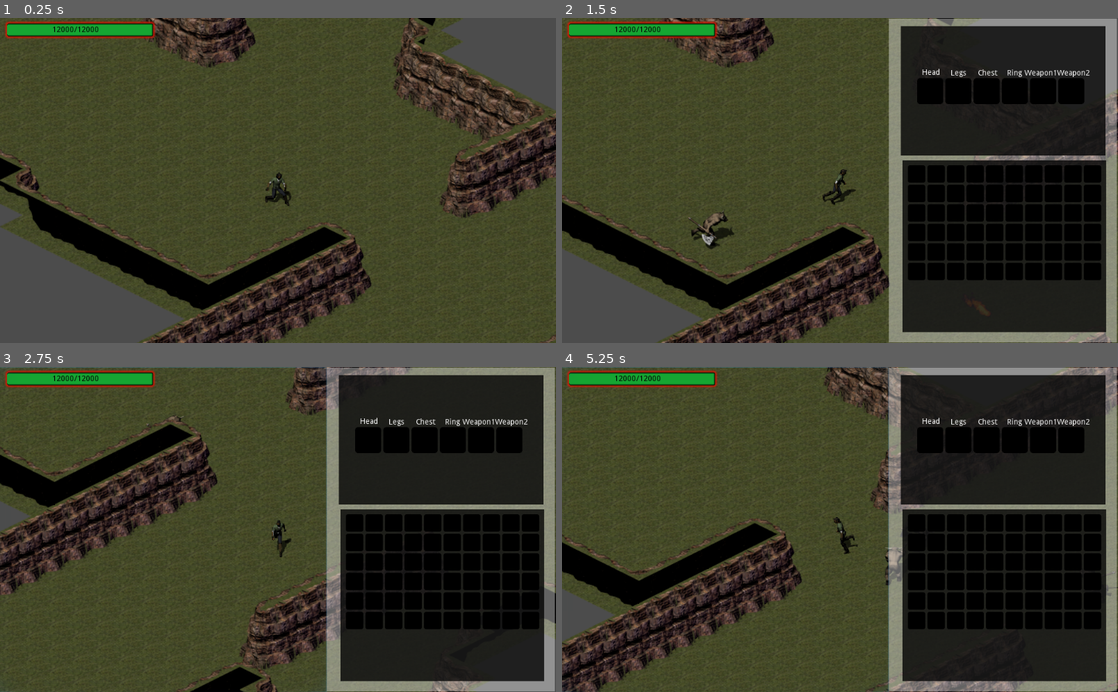
Above: before the commit, frames 1-4 (two rows, left to right).
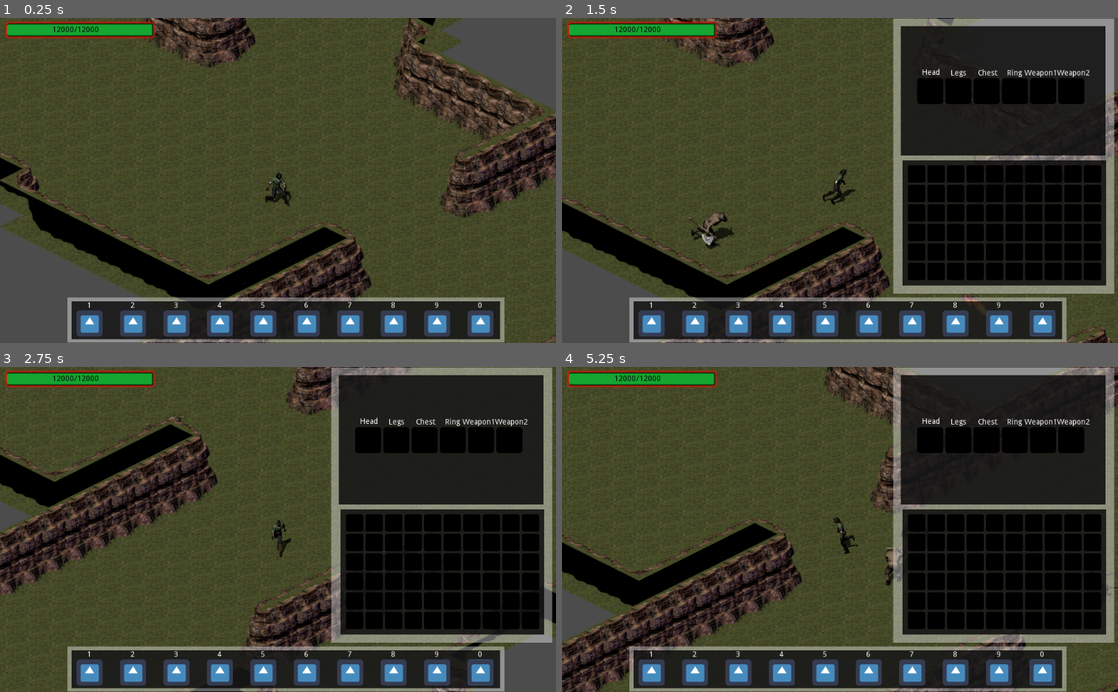
Above: after the commit, the same moments.

Repository: bluewolf44/2021_DTE_Project
Game: Godot game, scene res://Scenes/World.tscn
The game is run twice, just before and just after one commit, with the same random seed, the same clock (stepped at 60 frames per second) and the same inputs. The engine's default icon, where the game draws it, is replaced by a stand-in: a white triangle on a blue panel in a dark square.
Inputs (mouse positions are in pixels of both pictures, inside the frame that each line leads up to):
- Up to frame 1 (0.25 s): no input
- Up to frame 2 (1.5 s): click (1040, 323) at 0.52 s; move the mouse to (962, 164) at 1.27 s; hold D (Move_Right) from 1.28 s (still down); tap E (E) at 1.35 s
- Up to frame 3 (2.75 s): click (400, 513) at 1.55 s; move the mouse to (166, 545) at 2.02 s; release D (Move_Right) at 2.03 s; hold S (Move_Down) from 2.03 s (still down); click (166, 545) at 2.1 s; tap Q (Q) at 2.3 s
- Up to frame 4 (5.25 s): move the mouse to (895, 458) at 2.77 s; release S (Move_Down) at 2.78 s; hold D (Move_Right) 2.78-3.53 s; tap Q (Q) at 2.85 s; tap 0 (0, bound only after the commit) at 3.05, 3.6 s; move the mouse to (812, 594) at 3.52 s; hold W (Move_Up) 3.53-4.28 s; tap E (E) at 3.8, 4.35 s; move the mouse to (1006, 578) at 4.27 s; hold A (Move_Left) from 4.28 s (still down); click (1006, 578) at 4.55 s; move the mouse to (673, 480) at 5.02 s; click (673, 480) at 5.1 s

The runs differ from the first frame. In frame 1, 9.6% of the frame differs, in the area x 12-91%, y 85-100%; in frame 2, 12%; in frame 3, 13%; in frame 4, 13%, in the area x 0-100%, y 0-100%.

Commit message:
did stuff

Diff:
--- a/Project/Resource script/Action.gd
+++ b/Project/Resource script/Action.gd
@@ -7,6 +7,7 @@
 	{"name":"time","input":"float"},
 	{"name":"sprite","input":"str"},
 	{"name":"speed","input":"int"},
+	{"name":"cast_time","input":"float"},
 	{"name":"interact","input":"create","other":["String_input"]},
 	{"name":"affect","input":"create","other":["String_input"]},
 	{"name":"where","input":"create_one","other":["Where"]},
@@ -15,6 +16,7 @@
 
 export var name = "name"
 export var time = -1.0
+export var cast_time = 1.0
 export var speed = 0
 export var sprite = ""
 export var description = ""
--- a/Project/Resoures/Fire_ball2.tres
+++ b/Project/Resoures/Fire_ball2.tres
@@ -22,6 +22,7 @@
 script = ExtResource( 2 )
 name = "name"
 time = 1.0
+cast_time = 1.0
 speed = 0
 sprite = "Sun"
 description = ""
@@ -50,6 +51,7 @@
 script = ExtResource( 2 )
 name = "Fire ball"
 time = -1.0
+cast_time = 0.25
 speed = 400
 sprite = "Fire"
 description = "A ball of fire"
--- a/Project/Resoures/Slash.tres
+++ b/Project/Resoures/Slash.tres
@@ -22,6 +22,7 @@
 script = ExtResource( 1 )
 name = "Slash"
 time = 0.7
+cast_time = 0.1
 speed = 0
 sprite = "Slash"
 description = "A slash with a weapoon"
--- a/Project/Scenes/Player.tscn
+++ b/Project/Scenes/Player.tscn
@@ -7,6 +7,7 @@
 [ext_resource path="res://Scenes/Slot.tscn" type="PackedScene" id=5]
 [ext_resource path="res://Scripts/Move.gd" type="Script" id=6]
 [ext_resource path="res://Scenes/Equitment_slots.tscn" type="PackedScene" id=7]
+[ext_resource path="res://Scenes/hot_bar_button.tscn" type="PackedScene" id=8]
 
 [sub_resource type="CapsuleShape2D" id=1]
 
@@ -871,7 +872,7 @@
 texture = ExtResource( 1 )
 hframes = 32
 vframes = 8
-frame = 163
+frame = 162
 __meta__ = {
 "_edit_lock_": true
 }
@@ -880,7 +881,7 @@
 texture = ExtResource( 2 )
 hframes = 32
 vframes = 8
-frame = 163
+frame = 162
 __meta__ = {
 "_edit_lock_": true
 }
@@ -998,10 +999,10 @@
 }
 
 [node name="ColorRect" type="ColorRect" parent="CanvasLayer/Inventory"]
-margin_left = 1.92499
-margin_top = 0.943878
-margin_right = 421.925
-margin_bottom = 598.944
+margin_left = 10.0
+margin_top = 1.0
+margin_right = 417.0
+margin_bottom = 509.0
 mouse_filter = 2
 color = Color( 1, 1, 1, 0.392157 )
 __meta__ = {
@@ -1023,7 +1024,7 @@
 margin_left = 27.0
 margin_top = 263.0
 margin_right = 402.0
-margin_bottom = 580.0
+margin_bottom = 494.0
 mouse_filter = 2
 color = Color( 0, 0, 0, 0.784314 )
 __meta__ = {
@@ -1533,9 +1534,224 @@
 
 [node name="Button" type="Button" parent="CanvasLayer/Inventory"]
 margin_left = -606.0
-margin_right = 2.0
-margin_bottom = 601.0
+margin_top = -1.0
+margin_right = 8.0
+margin_bottom = 510.0
+focus_mode = 0
+mouse_filter = 1
+enabled_focus_mode = 0
 flat = true
+__meta__ = {
+"_edit_use_anchors_": false
+}
+
+[node name="Hot_bar" type="Control" parent="CanvasLayer"]
+margin_top = 500.0
+margin_right = 40.0
+margin_bottom = 540.0
+__meta__ = {
+"_edit_use_anchors_": false
+}
+
+[node name="ColorRect" type="ColorRect" parent="CanvasLayer/Hot_bar"]
+margin_left = 124.0
+margin_top = 16.0
+margin_right = 929.0
+margin_bottom = 99.0
+color = Color( 1, 1, 1, 0.392157 )
+__meta__ = {
+"_edit_use_anchors_": false
+}
+
+[node name="ColorRect2" type="ColorRect" parent="CanvasLayer/Hot_bar"]
+margin_left = 132.0
+margin_top = 23.0
+margin_right = 921.0
+margin_bottom = 93.0
+color = Color( 0, 0, 0, 0.784314 )
+__meta__ = {
+"_edit_use_anchors_": false
+}
+
+[node name="0" parent="CanvasLayer/Hot_bar" instance=ExtResource( 8 )]
+margin_left = 885.0
+margin_top = 64.0
+margin_right = 885.0
+margin_bottom = 64.0
+rect_scale = Vector2( 0.75, 0.75 )
+
+[node name="1" parent="CanvasLayer/Hot_bar" instance=ExtResource( 8 )]
+margin_left = 165.0
+margin_top = 64.0
+margin_right = 165.0
+margin_bottom = 64.0
+rect_scale = Vector2( 0.75, 0.75 )
+
+[node name="2" parent="CanvasLayer/Hot_bar" instance=ExtResource( 8 )]
+margin_left = 245.0
+margin_top = 64.0
+margin_right = 245.0
+margin_bottom = 64.0
+rect_scale = Vector2( 0.75, 0.75 )
+
+[node name="3" parent="CanvasLayer/Hot_bar" instance=ExtResource( 8 )]
+margin_left = 325.0
+margin_top = 64.0
+margin_right = 325.0
+margin_bottom = 64.0
+rect_scale = Vector2( 0.75, 0.75 )
+
+[node name="4" parent="CanvasLayer/Hot_bar" instance=ExtResource( 8 )]
+margin_left = 405.0
+margin_top = 64.0
+margin_right = 405.0
+margin_bottom = 64.0
+rect_scale = Vector2( 0.75, 0.75 )
+
+[node name="5" parent="CanvasLayer/Hot_bar" instance=ExtResource( 8 )]
+margin_left = 485.0
+margin_top = 64.0
+margin_right = 485.0
+margin_bottom = 64.0
+rect_scale = Vector2( 0.75, 0.75 )
+
+[node name="6" parent="CanvasLayer/Hot_bar" instance=ExtResource( 8 )]
+margin_left = 565.0
+margin_top = 64.0
+margin_right = 565.0
+margin_bottom = 64.0
+rect_scale = Vector2( 0.75, 0.75 )
+
+[node name="7" parent="CanvasLayer/Hot_bar" instance=ExtResource( 8 )]
+margin_left = 645.0
+margin_top = 64.0
+margin_right = 645.0
+margin_bottom = 64.0
+rect_scale = Vector2( 0.75, 0.75 )
+
+[node name="8" parent="CanvasLayer/Hot_bar" instance=ExtResource( 8 )]
+margin_left = 725.0
+margin_top = 64.0
+margin_right = 725.0
+margin_bottom = 64.0
+rect_scale = Vector2( 0.75, 0.75 )
+
+[node name="9" parent="CanvasLayer/Hot_bar" instance=ExtResource( 8 )]
+margin_left = 805.0
+margin_top = 64.0
+margin_right = 805.0
+margin_bottom = 64.0
+rect_scale = Vector2( 0.75, 0.75 )
+
+[node name="Label" type="Label" parent="CanvasLayer/Hot_bar"]
+margin_left = 144.163
+margin_top = 24.0271
+margin_right = 184.163
+margin_bottom = 38.0271
+text = "1"
+align = 1
+__meta__ = {
+"_edit_use_anchors_": false
+}
+
+[node name="Label2" type="Label" parent="CanvasLayer/Hot_bar"]
+margin_left = 224.0
+margin_top = 24.0
+margin_right = 264.0
+margin_bottom = 38.0
+text = "2"
+align = 1
+__meta__ = {
+"_edit_use_anchors_": false
+}
+
+[node name="Label3" type="Label" parent="CanvasLayer/Hot_bar"]
+margin_left = 304.0
+margin_top = 24.0
+margin_right = 344.0
+margin_bottom = 38.0
+text = "3"
+align = 1
+__meta__ = {
+"_edit_use_anchors_": false
+}
+
+[node name="Label4" type="Label" parent="CanvasLayer/Hot_bar"]
+margin_left = 384.0
+margin_top = 24.0
+margin_right = 424.0
+margin_bottom = 38.0
+text = "4"
+align = 1
+__meta__ = {
+"_edit_use_anchors_": false
+}
+
+[node name="Label5" type="Label" parent="CanvasLayer/Hot_bar"]
+margin_left = 464.0
+margin_top = 24.0
+margin_right = 504.0
+margin_bottom = 38.0
+text = "5"
+align = 1
+__meta__ = {
+"_edit_use_anchors_": false
+}
+
+[node name="Label6" type="Label" parent="CanvasLayer/Hot_bar"]
+margin_left = 544.0
+margin_top = 24.0
+margin_right = 584.0
+margin_bottom = 38.0
+text = "6"
+align = 1
+__meta__ = {
+"_edit_use_anchors_": false
+}
+
+[node name="Label7" type="Label" parent="CanvasLayer/Hot_bar"]
+margin_left = 624.0
+margin_top = 24.0
+margin_right = 664.0
+margin_bottom = 38.0
+text = "7"
+align = 1
+__meta__ = {
+"_edit_use_anchors_": false
+}
+
+[node name="Label8" type="Label" parent="CanvasLayer/Hot_bar"]
+margin_left = 704.0
+margin_top = 24.0
+margin_right = 744.0
+margin_bottom = 38.0
+text = "8"
+align = 1
+__meta__ = {
+"_edit_use_anchors_": false
+}
+
+[node name="Label9" type="Label" parent="CanvasLayer/Hot_bar"]
+margin_left = 784.0
+margin_top = 24.0
+margin_right = 824.0
+margin_bottom = 38.0
+text = "9"
+align = 1
+__meta__ = {
+"_edit_use_anchors_": false
+}
+
+[node name="Label10" type="Label" parent="CanvasLayer/Hot_bar"]
+margin_left = 864.0
+margin_top = 24.0
+margin_right = 904.0
+margin_bottom = 38.0
+text = "0"
+align = 1
+__meta__ = {
+"_edit_use_anchors_": false
+}
 
 [node name="Move" type="Sprite" parent="CanvasLayer"]
 visible = false
--- a/Project/Scenes/Slot.tscn
+++ b/Project/Scenes/Slot.tscn
@@ -20,7 +20,9 @@
 [node name="Button" type="Button" parent="."]
 margin_right = 31.0
 margin_bottom = 31.0
+focus_mode = 0
 mouse_filter = 1
+enabled_focus_mode = 0
 flat = true
 __meta__ = {
 "_edit_use_anchors_": false
--- a/Project/Scenes/World.tscn
+++ b/Project/Scenes/World.tscn
@@ -357,8 +357,6 @@
 
 [node name="Enemys" type="Node" parent="."]
 
-[node name="Projectiles" type="Node" parent="."]
-
 [node name="Player" parent="." instance=ExtResource( 1 )]
 
 [node name="Text" type="Node" parent="."]
@@ -370,6 +368,8 @@
 show_collision = true
 format = 1
 
+[node name="Projectiles" type="Node" parent="."]
+
 [node name="Timer" type="Timer" parent="."]
 autostart = true
 
--- /dev/null
+++ b/Project/Scenes/hot_bar_button.tscn
@@ -0,0 +1,25 @@
+[gd_scene load_steps=3 format=2]
+
+[ext_resource path="res://Scripts/hot_bar_button.gd" type="Script" id=1]
+[ext_resource path="res://icon.png" type="Texture" id=2]
+
+[node name="Node" type="Control"]
+script = ExtResource( 1 )
+__meta__ = {
+"_edit_use_anchors_": false
+}
+
+[node name="Sprite" type="Sprite" parent="."]
+texture = ExtResource( 2 )
+
+[node name="Button" type="Button" parent="."]
+margin_left = -31.0
+margin_top = -32.0
+margin_right = 31.0
+margin_bottom = 31.0
+flat = true
+__meta__ = {
+"_edit_use_anchors_": false
+}
+
+[connection signal="button_down" from="Button" to="." method="_on_Button_button_down"]
--- a/Project/Scripts/Player.gd
+++ b/Project/Scripts/Player.gd
@@ -2,7 +2,6 @@
 
 var speed = 300
 var type = "Player"
-var attack_speed = 0.25
 var other_action = false
 
 var held_action = 0
@@ -37,19 +36,8 @@
 		$Attack_speed.stop()
 
 	if Input.is_action_just_pressed("LMB") and not other_action:
-		other_action = true
-		held_postion = (get_global_mouse_position()-position).normalized()
-
-		$AnimationTree.set("parameters/Cast/blend_position",(get_global_mouse_position()-position).normalized())
-		$AnimationTree.set("parameters/Stand/blend_position",(get_global_mouse_position()-position).normalized())
-		$Attack_speed.wait_time = attack_speed
-		$Attack_speed.start()
-		travel("Cast")
-
-	elif Input.is_action_just_pressed("Q"):
-		held_action += 1
-		if held_action >= 2:
-			held_action = 0
+		held_action = 0
+		start_attack()
 
 	if Input.is_action_just_pressed("E"):
 		open_inv()
@@ -82,6 +70,16 @@
 	if PlayerData.current_health <= 0:
 		died()
 
+func start_attack():
+	other_action = true
+	held_postion = (get_global_mouse_position()-position).normalized()
+
+	$AnimationTree.set("parameters/Cast/blend_position",(get_global_mouse_position()-position).normalized())
+	$AnimationTree.set("parameters/Stand/blend_position",(get_global_mouse_position()-position).normalized())
+	$Attack_speed.wait_time = action_hold[held_action].cast_time
+	$Attack_speed.start()
+	travel("Cast")
+
 func died():
 	queue_free()
 
@@ -113,6 +111,7 @@
 			slot.data = item
 
 func move_item(data):
+	$CanvasLayer/Inventory/Button.rect_size = Vector2(614,511)
 	$CanvasLayer/Inventory/Info.visible = false
 	$CanvasLayer/Move.data = data
 	$CanvasLayer/Move.modulate = data.color
@@ -122,6 +121,7 @@
 	move_inv = true
 
 func reset_move():
+	$CanvasLayer/Inventory/Button.rect_size = Vector2(0,0)
 	$CanvasLayer/Move.data = null
 	$CanvasLayer/Move.visible = false
 	move_inv = false
--- a/Project/Scripts/World.gd
+++ b/Project/Scripts/World.gd
@@ -14,7 +14,6 @@
 		pos = Vector2(25-randi() % 50,25-randi() % 50)
 
 	enemy_instance.position = $Nav/Title.map_to_world(pos)
-	print($Nav/Title.map_to_world(pos))
 	$Enemys.add_child(enemy_instance)
 
 func create_projectile(position=Vector2(0,0),data={},direction = Vector2(0,0)):
@@ -44,7 +43,6 @@
 		for y in range(max_area.y+10):
 			for n in [Vector2(x,y),Vector2(-x,-y),Vector2(x,-y),Vector2(-x,y)]:
 				point_to_astar[n] = id
-				#astar_to_point[id] = n
 				star.add_point(id,n)
 				id += 1
 	for x in range(-max_area.x,max_area.x):
--- /dev/null
+++ b/Project/Scripts/hot_bar_button.gd
@@ -0,0 +1,5 @@
+extends Control
+
+func _on_Button_button_down():
+	if get_parent().get_parent().get_parent().other_action:
+		get_parent().get_parent().get_parent().held_action = int(name)
--- a/Project/project.godot
+++ b/Project/project.godot
@@ -174,6 +174,56 @@
 "events": [ Object(InputEventKey,"resource_local_to_scene":false,"resource_name":"","device":0,"alt":false,"shift":false,"control":false,"meta":false,"command":false,"pressed":false,"scancode":69,"unicode":0,"echo":false,"script":null)
  ]
 }
+0={
+"deadzone": 0.5,
+"events": [ Object(InputEventKey,"resource_local_to_scene":false,"resource_name":"","device":0,"alt":false,"shift":false,"control":false,"meta":false,"command":false,"pressed":false,"scancode":48,"unicode":0,"echo":false,"script":null)
+ ]
+}
+1={
+"deadzone": 0.5,
+"events": [ Object(InputEventKey,"resource_local_to_scene":false,"resource_name":"","device":0,"alt":false,"shift":false,"control":false,"meta":false,"command":false,"pressed":false,"scancode":49,"unicode":0,"echo":false,"script":null)
+ ]
+}
+2={
+"deadzone": 0.5,
+"events": [ Object(InputEventKey,"resource_local_to_scene":false,"resource_name":"","device":0,"alt":false,"shift":false,"control":false,"meta":false,"command":false,"pressed":false,"scancode":50,"unicode":0,"echo":false,"script":null)
+ ]
+}
+3={
+"deadzone": 0.5,
+"events": [ Object(InputEventKey,"resource_local_to_scene":false,"resource_name":"","device":0,"alt":false,"shift":false,"control":false,"meta":false,"command":false,"pressed":false,"scancode":51,"unicode":0,"echo":false,"script":null)
+ ]
+}
+4={
+"deadzone": 0.5,
+"events": [ Object(InputEventKey,"resource_local_to_scene":false,"resource_name":"","device":0,"alt":false,"shift":false,"control":false,"meta":false,"command":false,"pressed":false,"scancode":52,"unicode":0,"echo":false,"script":null)
+ ]
+}
+5={
+"deadzone": 0.5,
+"events": [ Object(InputEventKey,"resource_local_to_scene":false,"resource_name":"","device":0,"alt":false,"shift":false,"control":false,"meta":false,"command":false,"pressed":false,"scancode":53,"unicode":0,"echo":false,"script":null)
+ ]
+}
+6={
+"deadzone": 0.5,
+"events": [ Object(InputEventKey,"resource_local_to_scene":false,"resource_name":"","device":0,"alt":false,"shift":false,"control":false,"meta":false,"command":false,"pressed":false,"scancode":54,"unicode":0,"echo":false,"script":null)
+ ]
+}
+7={
+"deadzone": 0.5,
+"events": [ Object(InputEventKey,"resource_local_to_scene":false,"resource_name":"","device":0,"alt":false,"shift":false,"control":false,"meta":false,"command":false,"pressed":false,"scancode":55,"unicode":0,"echo":false,"script":null)
+ ]
+}
+8={
+"deadzone": 0.5,
+"events": [ Object(InputEventKey,"resource_local_to_scene":false,"resource_name":"","device":0,"alt":false,"shift":false,"control":false,"meta":false,"command":false,"pressed":false,"scancode":56,"unicode":0,"echo":false,"script":null)
+ ]
+}
+9={
+"deadzone": 0.5,
+"events": [ Object(InputEventKey,"resource_local_to_scene":false,"resource_name":"","device":0,"alt":false,"shift":false,"control":false,"meta":false,"command":false,"pressed":false,"scancode":57,"unicode":0,"echo":false,"script":null)
+ ]
+}
 
 [rendering]
 
Not shown: 1 places in Project/Scenes/Player.tscn that only renumber resources
